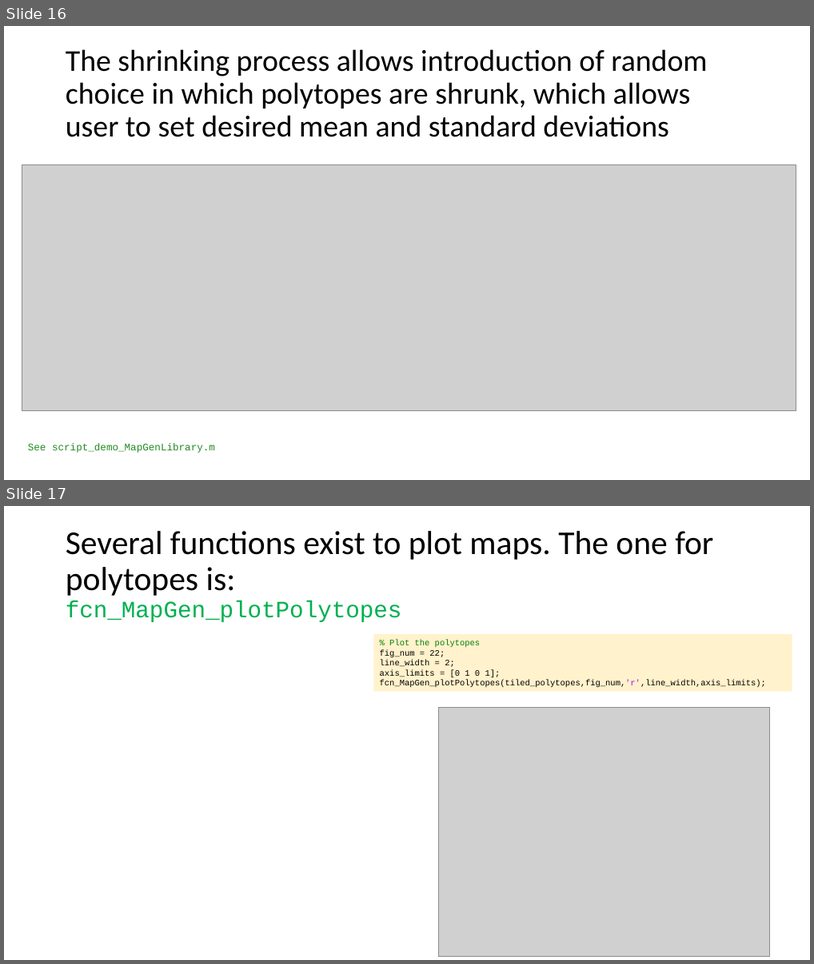
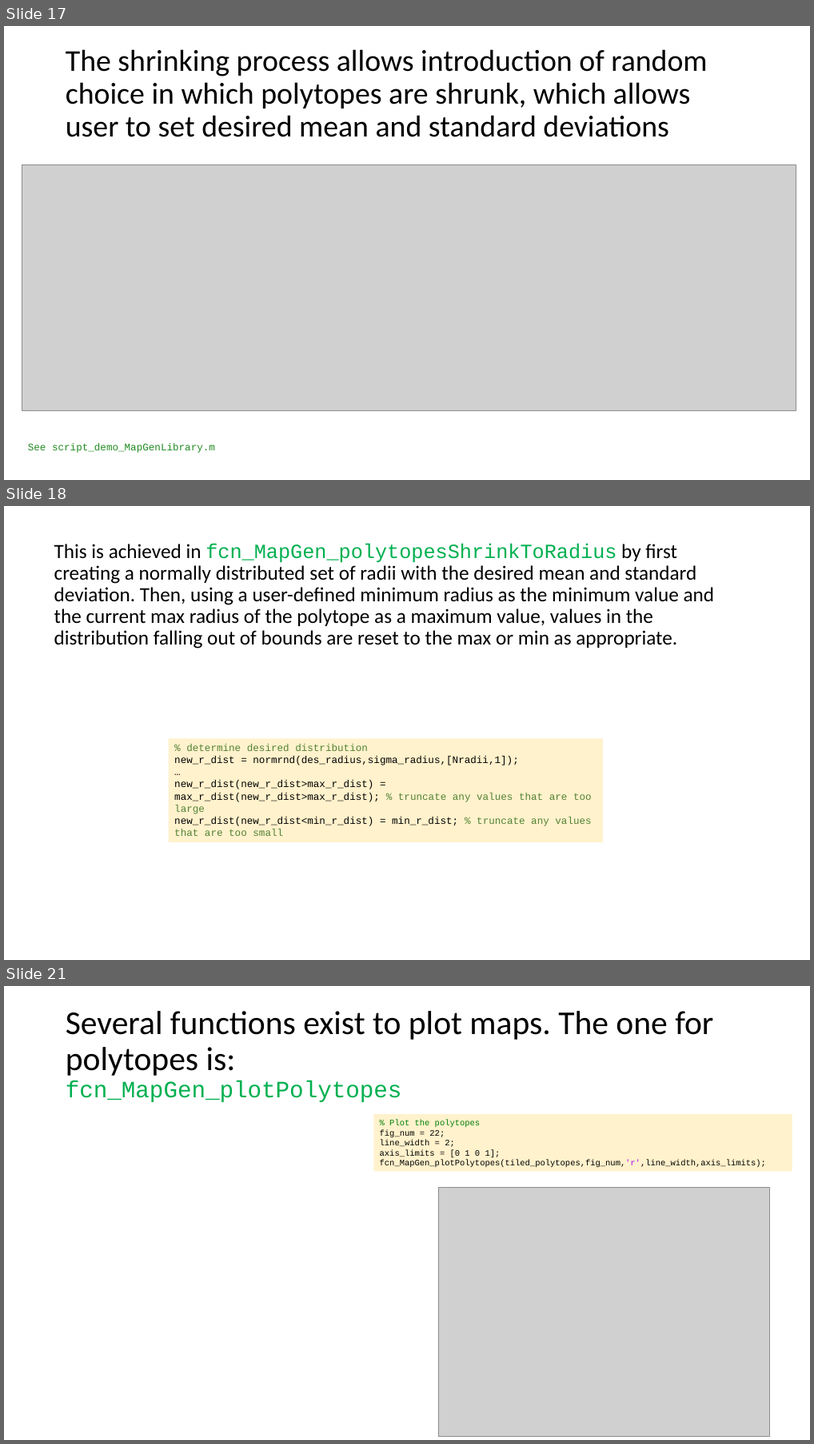
Before and after one commit to ivsg-psu/PathPlanning_MapTools_MapGenClassLibrary, a slide deck: Documents/MapGenClassLibrary.pptx. Shown one above the other, each under a label of ours: slides 16 and 17 before the commit, slides 17, 18 and 21 after it; the slides between them are not shown. The pictures are 814x964 and 814x1444 pixels, drawn with LibreOffice and Linux fonts; fonts in the diff are those of the drawing; grey boxes stand for pictures. Boxes give left, top, right and bottom in pixels: in the first picture for what was removed or moved away, otherwise in the second. Text is boxed around its words. In the diff, an @@ line names an element or a change of style, - is before the commit and + after.

Commit message:
adding documentation of polytope shrinking

```diff
--- a/Documents/MapGenClassLibrary.pptx
+++ b/Documents/MapGenClassLibrary.pptx
@@ slide 18 added at bbox=[4, 506, 810, 960], background #FFFFFF @@
@@ title added at bbox=[54, 543, 715, 648], 24 pt, text #000000 @@
+This is achieved in fcn_MapGen_polytopesShrinkToRadius by first creating a normally distributed set of radii with the desired mean and standard deviation. Then, using a user-defined minimum radius as the minimum value and the current max radius of the polytope as a maximum value, values in the distribution falling out of bounds are reset to the max or min as appropriate.
@@ rectangle added at bbox=[169, 738, 603, 842], fill #FFF2CC, 12 pt, text #000000 @@
+% determine desired distribution
+new_r_dist = normrnd(des_radius,sigma_radius,[Nradii,1]);
+…
+new_r_dist(new_r_dist>max_r_dist) = max_r_dist(new_r_dist>max_r_dist); % truncate any values that are too large
+new_r_dist(new_r_dist<min_r_dist) = min_r_dist; % truncate any values that are too small
@@ what was slide 16 is now slide 17 @@
@@ what was slide 17 is now slide 21 @@
```
Also in this commit, not shown: 3 other slides added.
